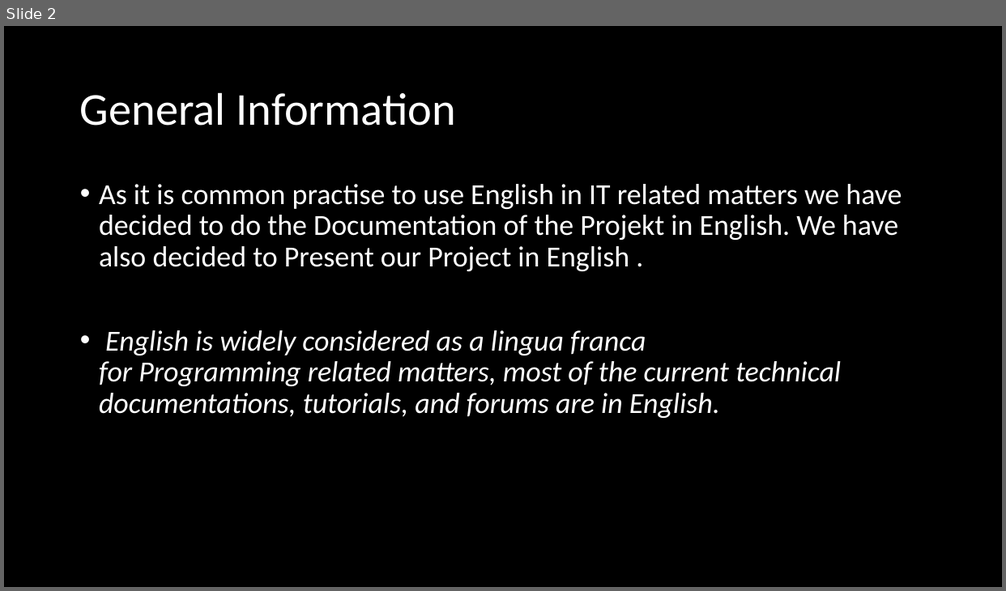
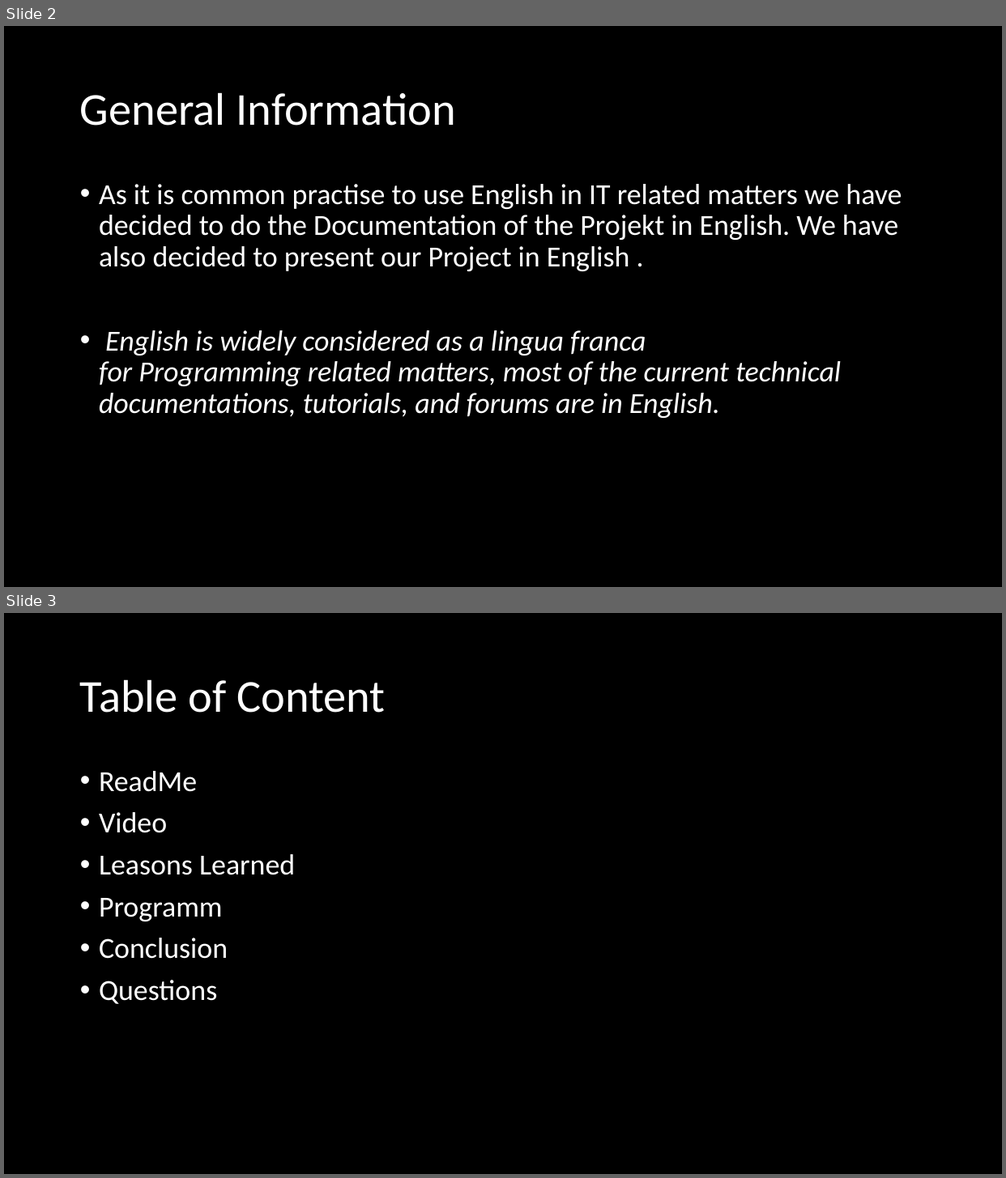
Before and after one commit to BBZ-InformatikGrundlagen/AtariBreakout, a slide deck: Presentation/AtariBreakout_Presentation.pptx. Shown one above the other, each under a label of ours: slide 2 before the commit, slides 2 and 3 after it. The pictures are 1006x591 and 1006x1178 pixels, drawn with LibreOffice and Linux fonts; fonts in the diff are those of the drawing. Boxes give left, top, right and bottom in pixels: in the first picture for what was removed or moved away, otherwise in the second. Text is boxed around its words. In the diff, an @@ line names an element or a change of style, - is before the commit and + after.

```diff
--- a/Presentation/AtariBreakout_Presentation.pptx
+++ b/Presentation/AtariBreakout_Presentation.pptx
@@ slide 3 added at [4,613,1002,1174], background #000000 @@
@@ title added at [80,679,385,713], 44 pt, text #FFFFFF @@
+Table of Content
@@ text added at [99,771,295,1004], 28 pt, text #FFFFFF @@
+• ReadMe
+• Video
+• Leasons Learned
+• Programm
+• Conclusion
+• Questions
@@ slide 2 changed as well @@
@@ text at [99,184,901,271]: text changed @@
-• As it is common practise to use English in IT related matters we have decided to do the Documentation of the Projekt in English. We have also decided to Present our Project in English .
+• As it is common practise to use English in IT related matters we have decided to do the Documentation of the Projekt in English. We have also decided to present our Project in English .
```
Also in this commit, not shown: 1 other slide changed, 13 other slides added, 8 slides removed.
